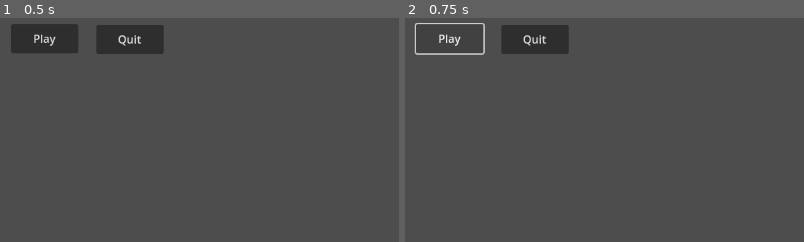
Above: before the commit, frames 1-2 (left to right).
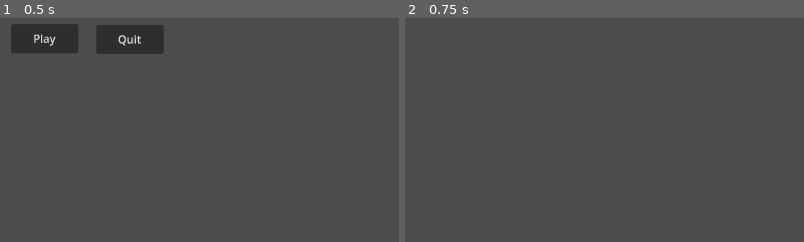
Above: after the commit, the same moments.

Repository: TalJa1/godot-test
Game: Godot game, scene res://screens/main.tscn
Same seed, same stepped clock (60 frames per second), same inputs: the game is played once before the commit and once after it.
Inputs:
- Up to frame 1 (0.5 s): no input
- Up to frame 2 (0.75 s): click "Play" at 0.5 s
The pictures show only the part of the screen within x 0-50%, y 0-50%; the shares and areas given below are measured in that part.

Frame 1 is identical in both runs. In frame 2, 2.5% of the frame differs, in the area x 2-41%, y 2-17%.

Commit message:
Refactor button connections and implement scene transition for play action

Diff:
--- a/screens/games.tscn
+++ b/screens/games.tscn
@@ -4,22 +4,3 @@
 
 [node name="Main" type="Node2D"]
 script = ExtResource("1_o84xs")
-
-[node name="play_btn" type="Button" parent="."]
-offset_left = 261.0
-offset_top = 17.0
-offset_right = 376.0
-offset_bottom = 111.0
-text = "Play
-"
-
-[node name="quit_btn2" type="Button" parent="."]
-offset_left = 104.0
-offset_top = 20.0
-offset_right = 225.0
-offset_bottom = 110.0
-text = "Quit
-"
-
-[connection signal="pressed" from="play_btn" to="." method="_on_play_btn_pressed"]
-[connection signal="pressed" from="quit_btn2" to="." method="_on_quit_btn_2_pressed"]
--- a/screens/main.tscn
+++ b/screens/main.tscn
@@ -19,4 +19,5 @@
 offset_bottom = 52.0
 text = "Quit"
 
+[connection signal="pressed" from="play_btn" to="." method="_on_play_btn_pressed"]
 [connection signal="pressed" from="quit_btn" to="." method="_on_quit_btn_pressed"]
--- a/scripts/main.gd
+++ b/scripts/main.gd
@@ -3,3 +3,7 @@
 
 func _on_quit_btn_pressed() -> void:
 	get_tree().quit()
+
+
+func _on_play_btn_pressed() -> void:
+	get_tree().change_scene_to_file("res://screens/games.tscn")
